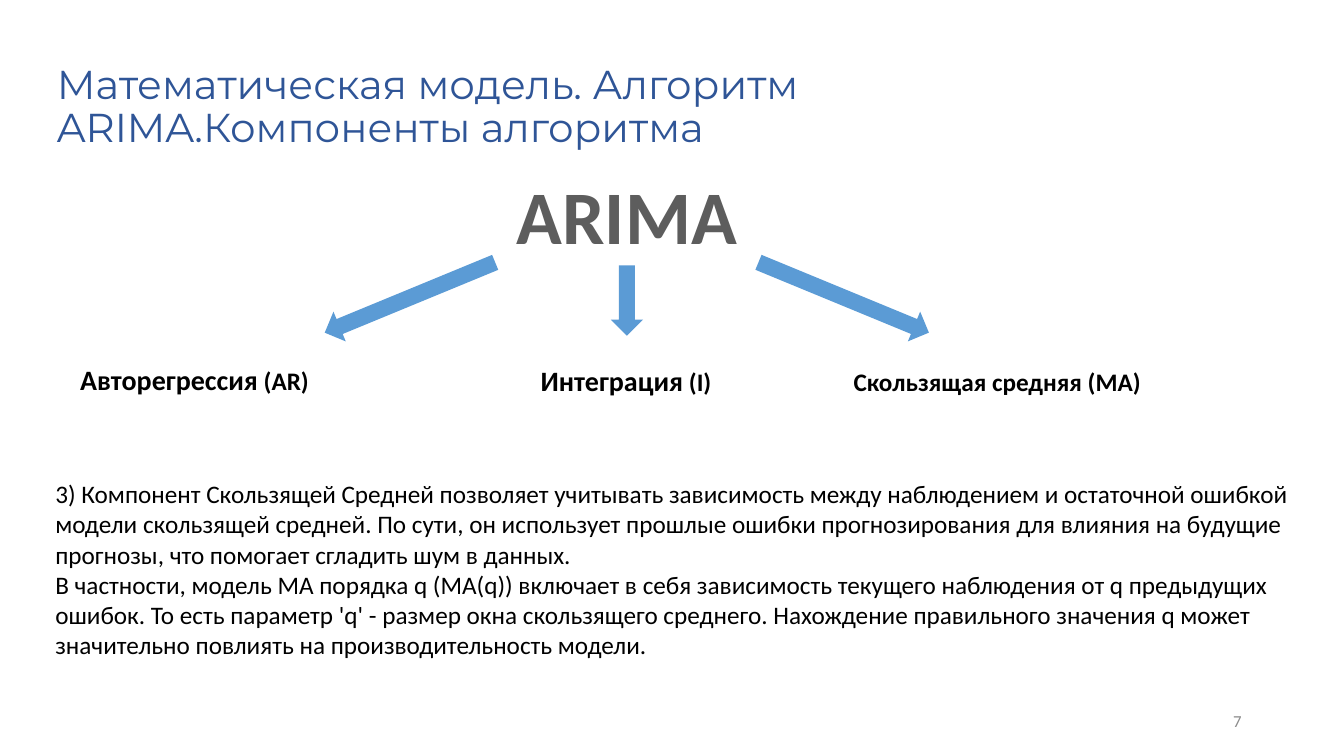
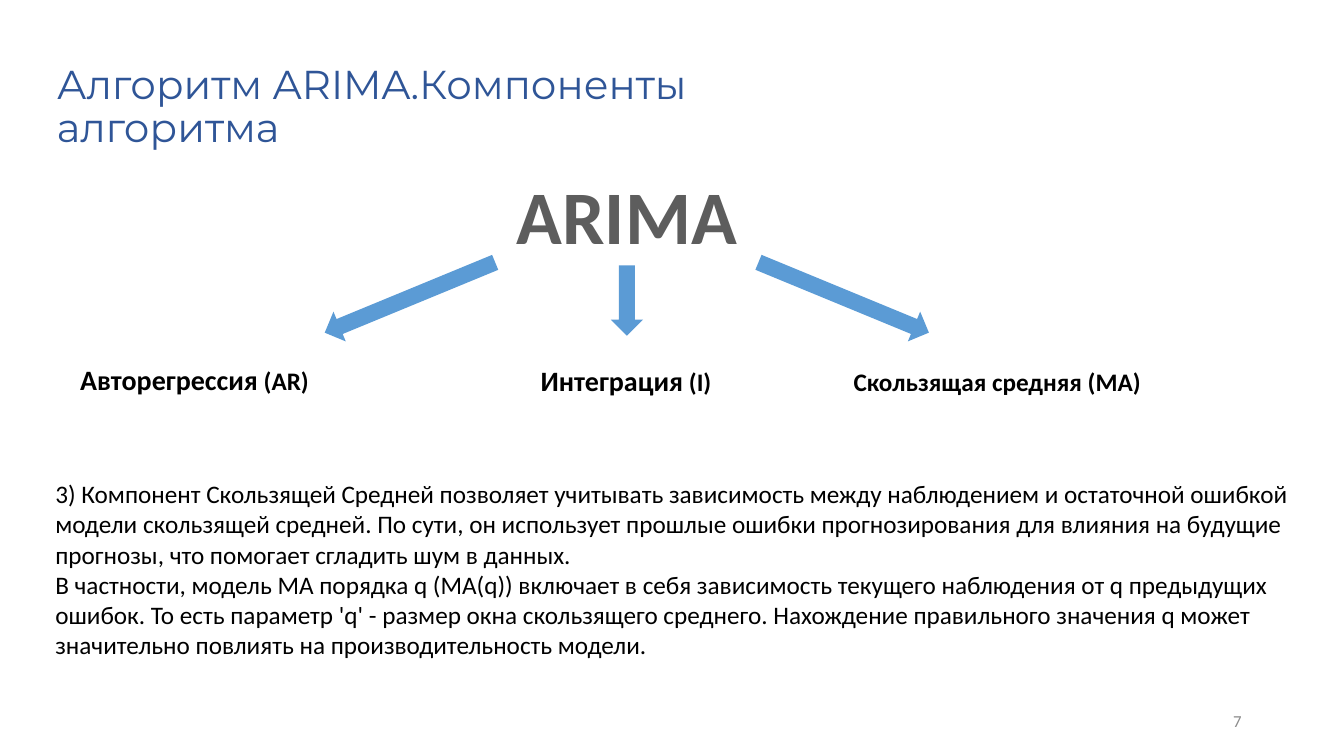
Before and after one commit to LLSnL/doctors_schedule, a slide deck: slide 7 of Врачи.pptx. Drawn at 1344x756 pixels with LibreOffice and Linux fonts; fonts in the diff are those of the drawing; background and template pictures are left out. Boxes give left, top, right and bottom in pixels: in the first picture for what was removed or moved away, otherwise in the second. Text is boxed around its words. In the diff, an @@ line names an element or a change of style, - is before the commit and + after.

```diff
--- a/Врачи.pptx
+++ b/Врачи.pptx
@@ title at <box>57,70,687,150</box>: text changed @@
-Математическая модель. Алгоритм ARIMA.Компоненты алгоритма
+Алгоритм ARIMA.Компоненты алгоритма
```
Also in this commit, not shown: 5 other slides changed.
